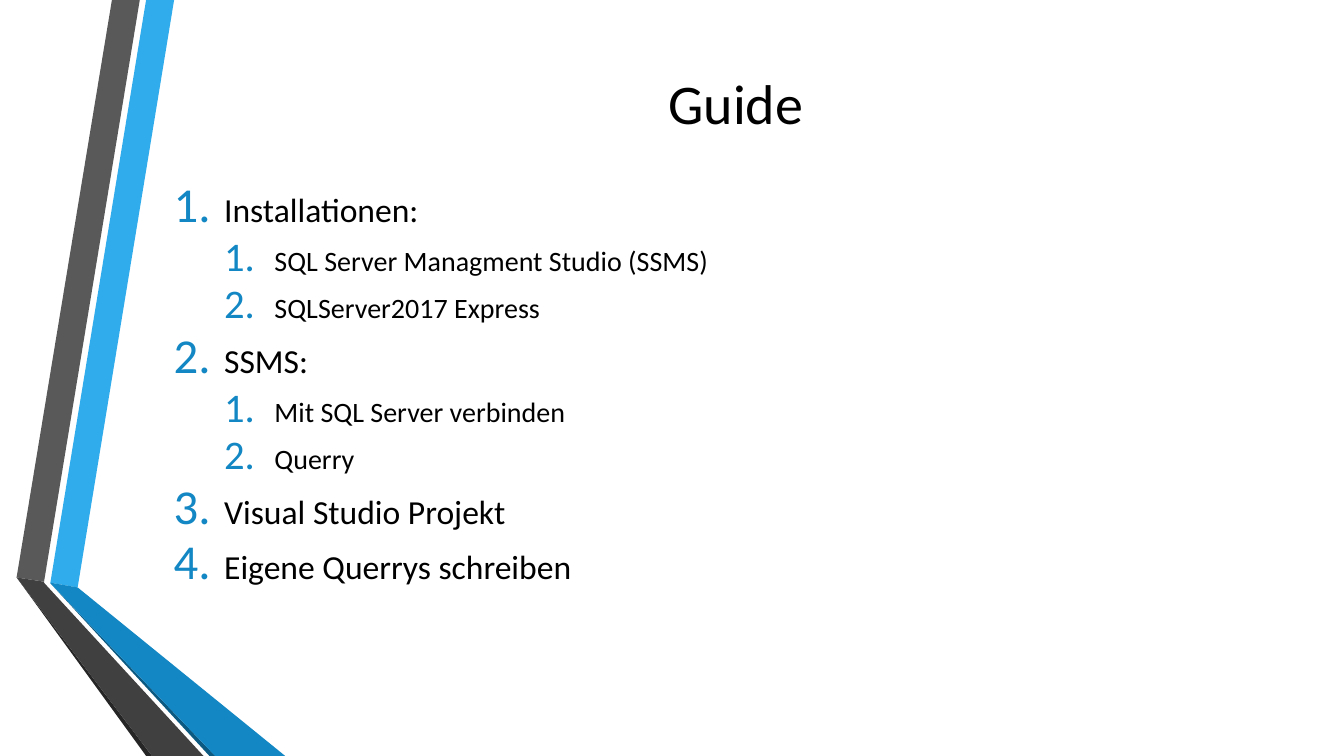
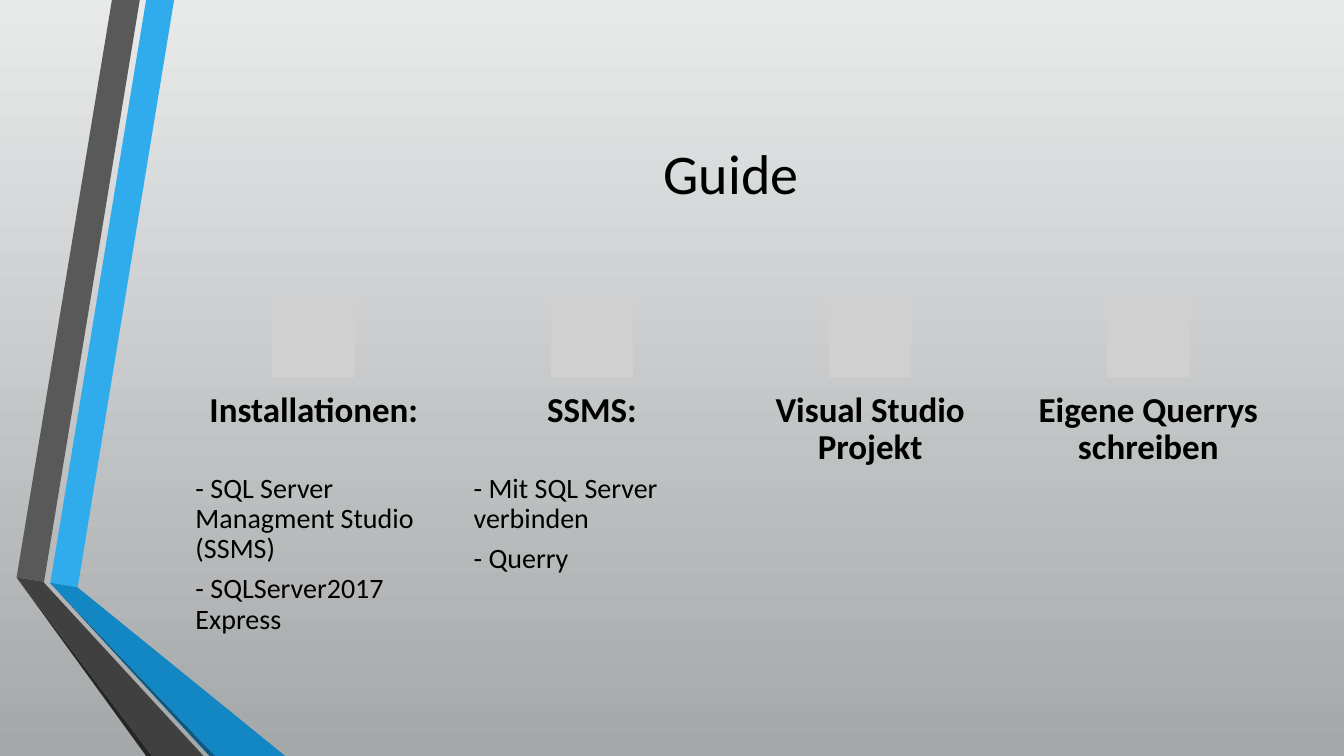
Before and after one commit to johzip/SQL_Presentation, a slide deck: slide 9 of Presentation.pptx (slide 5 before the commit). Drawn at 1344x756 pixels with LibreOffice and Linux fonts; fonts in the diff are those of the drawing; grey boxes stand for pictures; background and template pictures are left out. Boxes give left, top, right and bottom in pixels: in the first picture for what was removed or moved away, otherwise in the second. Text is boxed around its words. In the diff, an @@ line names an element or a change of style, - is before the commit and + after.

```diff
--- a/Presentation.pptx
+++ b/Presentation.pptx
@@ background picture (left out) to gradient #E9EAEB to #A5A8A9 @@
@@ title "Guide": place and size @@
-title "Guide" at [668, 85, 803, 125]
+title "Guide" at [664, 155, 799, 195]
@@ text removed at [224, 198, 708, 585] @@
-1. Installationen:
-  1. SQL Server Managment Studio (SSMS)
-  2. SQLServer2017 Express
-2. SSMS:
-  1. Mit SQL Server verbinden
-  2. Querry
-3. Visual Studio Projekt
-4. Eigene Querrys schreiben
@@ group added at [195, 297, 1258, 634]: 6 texts, 4 pictures @@
+Installationen:
+- SQL Server Managment Studio (SSMS)
+- SQLServer2017 Express
+SSMS:
+- Mit SQL Server verbinden
+- Querry
+Visual Studio Projekt
+Eigene Querrys schreiben
```
Also in this commit, not shown: 3 other slides changed, 11 slides added, 2 slides removed, 8 other files.
